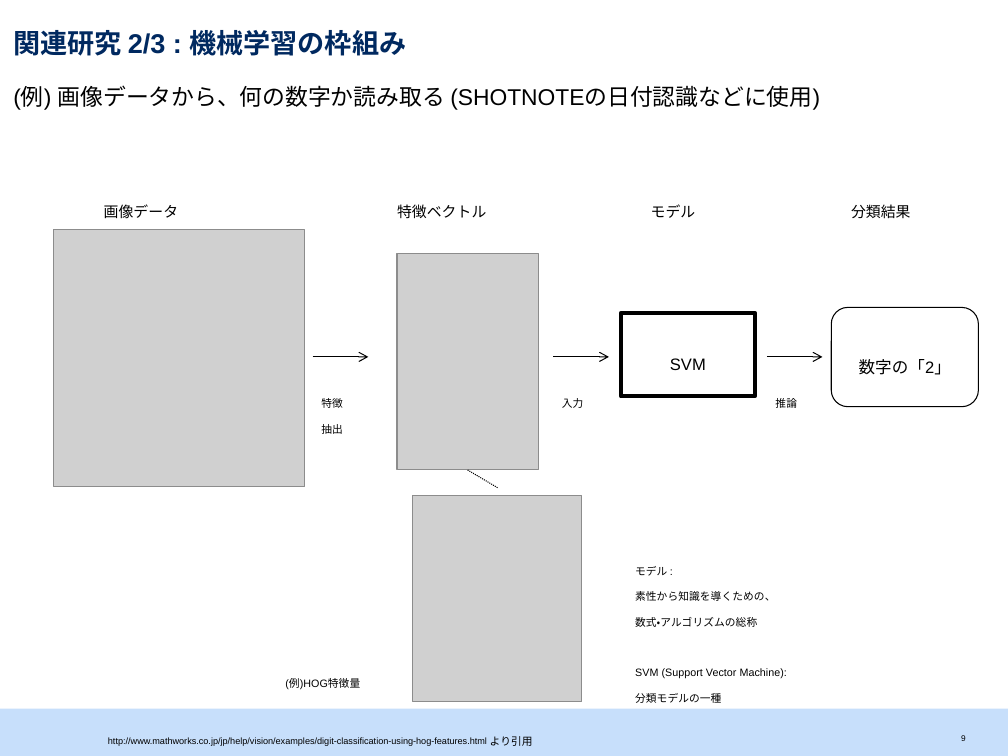
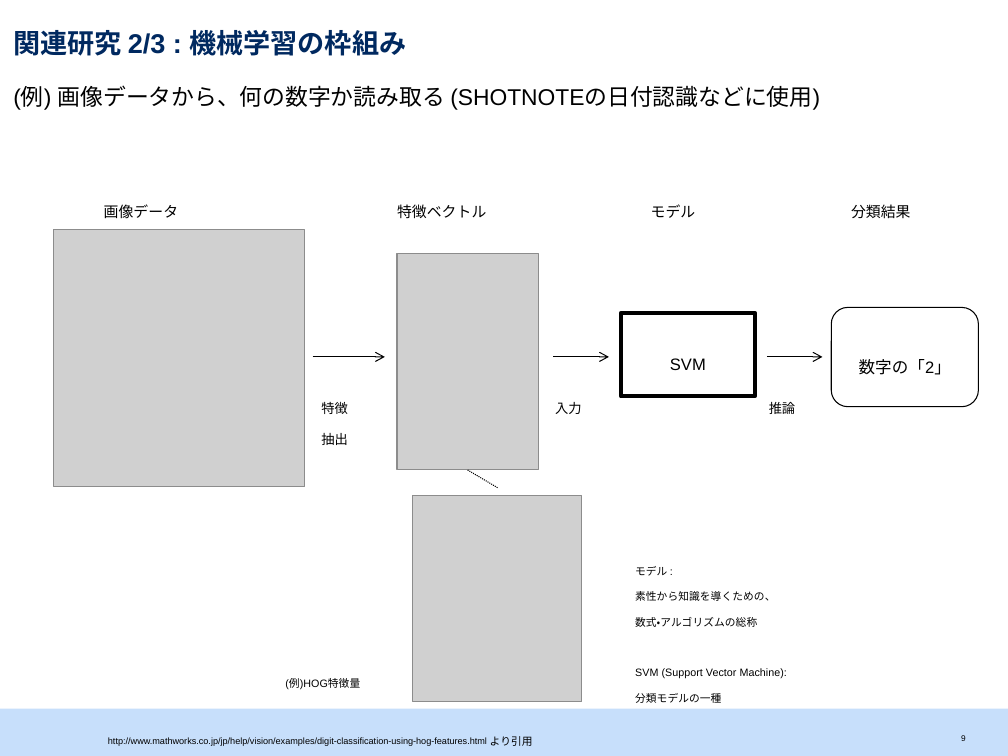
Before and after one commit to srtk/sotsuron, a slide deck: slide 10 of doc/sotsuron_defense/bd.pptx. Drawn at 1008x756 pixels with LibreOffice and Linux fonts; fonts in the diff are those of the drawing; grey boxes stand for pictures. Boxes give left, top, right and bottom in pixels: in the first picture for what was removed or moved away, otherwise in the second. Text is boxed around its words. In the diff, an @@ line names an element or a change of style, - is before the commit and + after.

```diff
--- a/doc/sotsuron_defense/bd.pptx
+++ b/doc/sotsuron_defense/bd.pptx
@@ arrow moved from (313, 357) - (368, 357) to (313, 357) - (385, 357) @@
@@ size 13 to 16 pt in 3 elements at [769, 402, 795, 414], [555, 402, 581, 414], [321, 402, 347, 445] @@
@@ text "入力": place and size @@
-text "入力" at [562, 398, 584, 408]
+text "入力" at [555, 402, 581, 414]
```
Also in this commit, not shown: 3 other slides changed, 1 other file.
